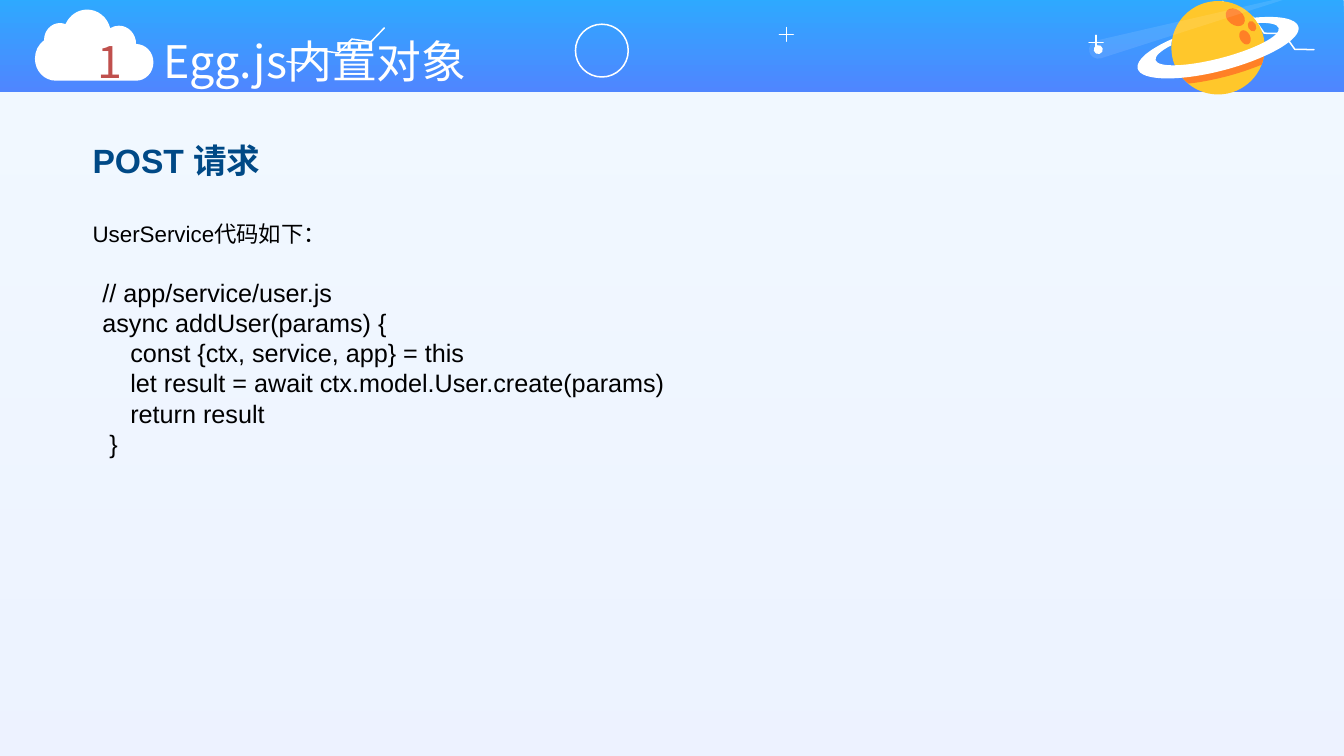
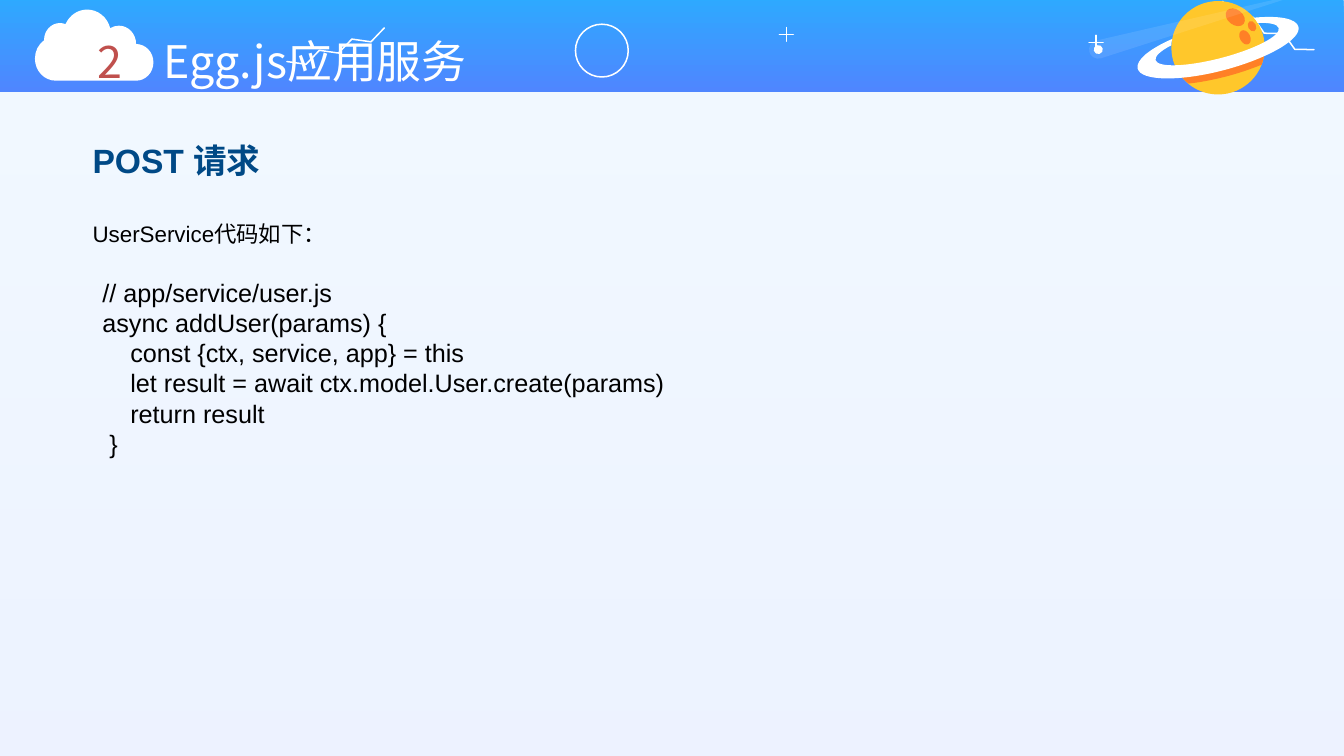
Before and after one commit to xtsong/egg-project, a slide deck: slide 15 of doc/探索eggjs.pptx. Drawn at 1344x756 pixels with LibreOffice and Linux fonts; fonts in the diff are those of the drawing. Boxes give left, top, right and bottom in pixels: in the first picture for what was removed or moved away, otherwise in the second. Text is boxed around its words. In the diff, an @@ line names an element or a change of style, - is before the commit and + after.

```diff
--- a/doc/探索eggjs.pptx
+++ b/doc/探索eggjs.pptx
@@ text at (98,33,466,90): text changed @@
-1 Egg.js内置对象
+2 Egg.js应用服务
```
Also in this commit, not shown: 5 other slides changed, 1 slide added, 10 other files.
